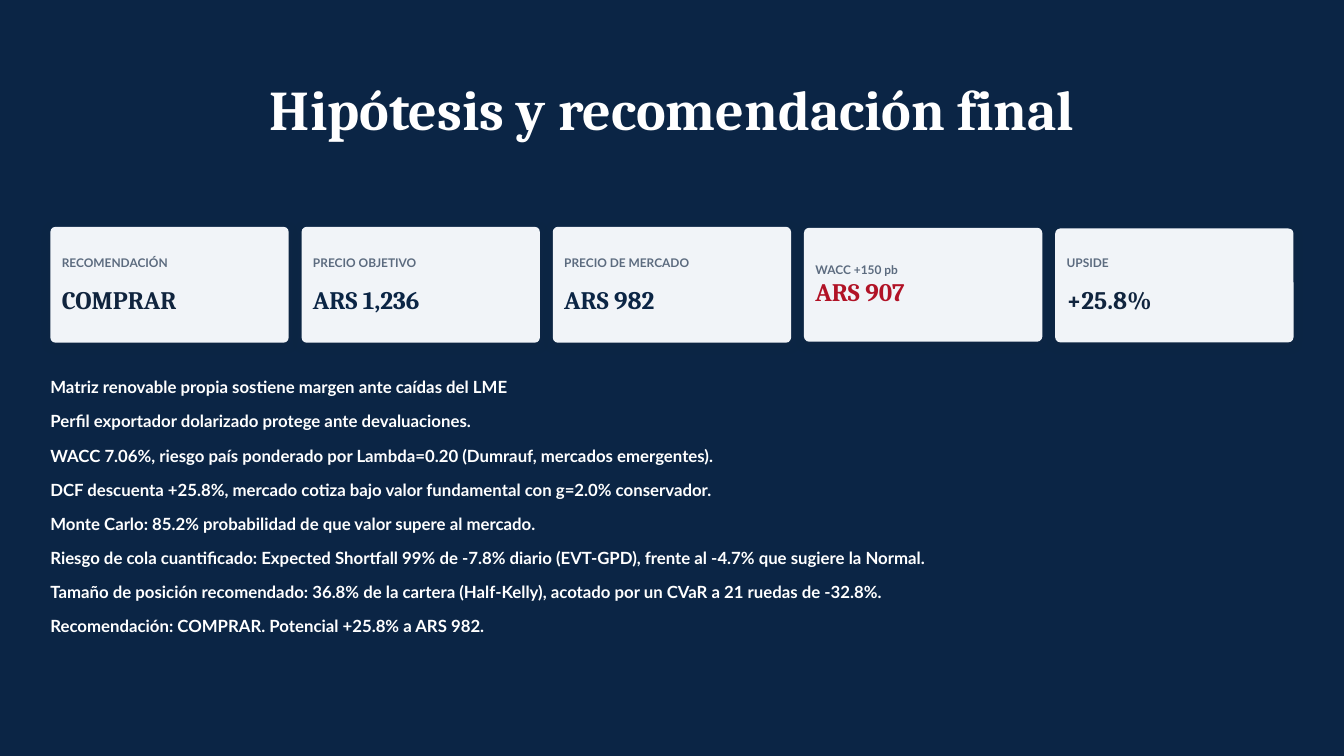
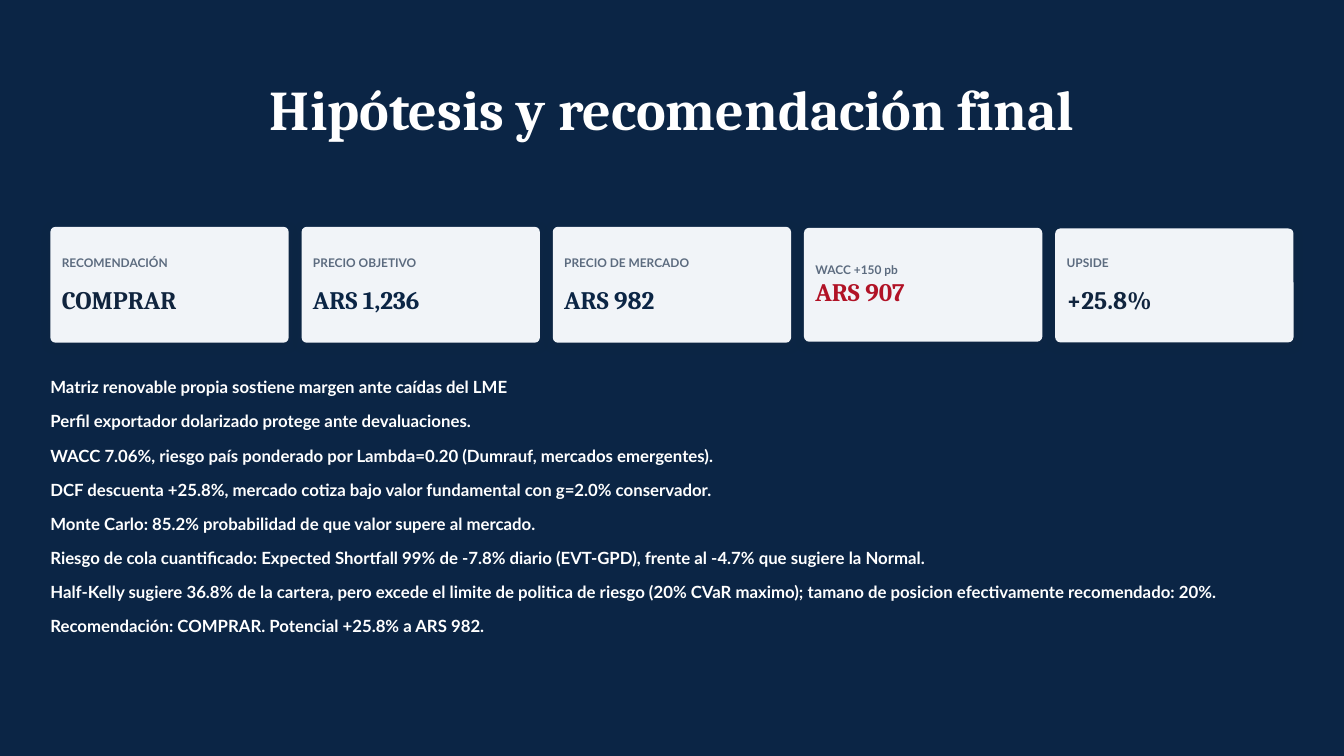
Before and after one commit to federicoagustinchillon-creador/Valuacion, a slide deck: slide 26 of 02_Presentacion_PPTX/TrabajoFinalEyTBChillonFedericoAluar_HOMOGENEO.pptx. Drawn at 1344x756 pixels with LibreOffice and Linux fonts; fonts in the diff are those of the drawing. Boxes give left, top, right and bottom in pixels: in the first picture for what was removed or moved away, otherwise in the second. Text is boxed around its words. In the diff, an @@ line names an element or a change of style, - is before the commit and + after.

```diff
--- a/02_Presentacion_PPTX/TrabajoFinalEyTBChillonFedericoAluar_HOMOGENEO.pptx
+++ b/02_Presentacion_PPTX/TrabajoFinalEyTBChillonFedericoAluar_HOMOGENEO.pptx
@@ text at (50, 585, 1216, 601): text changed @@
-Tamaño de posición recomendado: 36.8% de la cartera (Half-Kelly), acotado por un CVaR a 21 ruedas de -32.8%.
+Half-Kelly sugiere 36.8% de la cartera, pero excede el limite de politica de riesgo (20% CVaR maximo); tamano de posicion efectivamente recomendado: 20%.
```
Also in this commit, not shown: 1 other slide changed, 1 other file.
